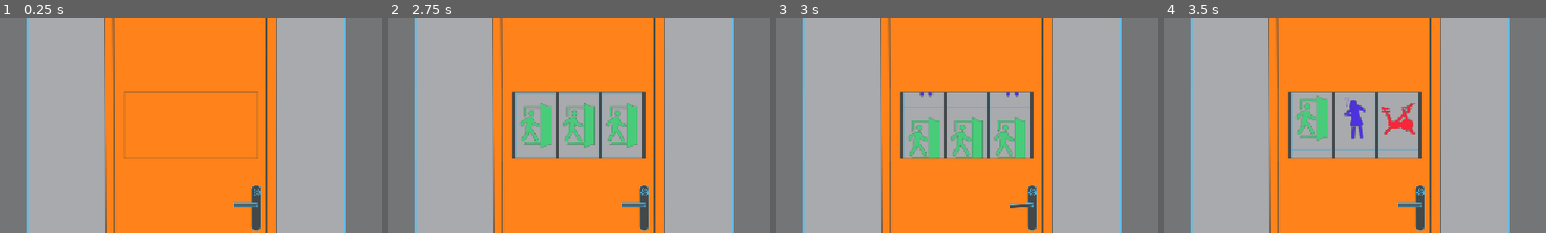
Above: before the commit, frames 1-4 (left to right).
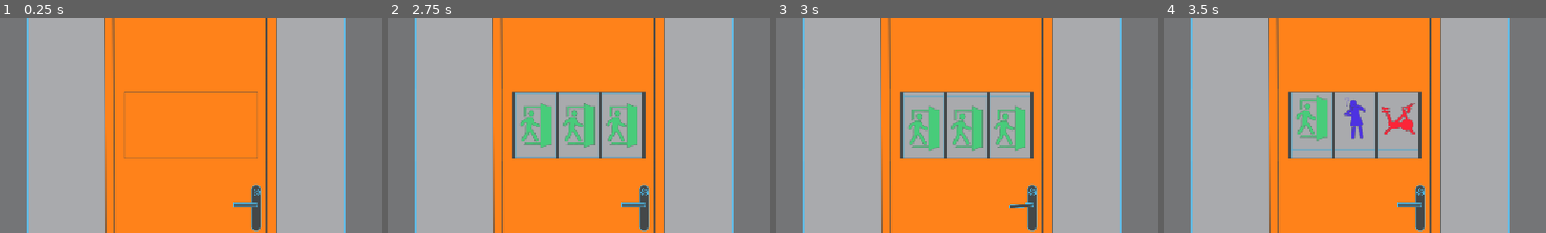
Above: after the commit, the same moments.

Repository: local-minimum/The-Vicious-Cycle
Game: Godot game, scene res://levels/door/exit_appartment_check.tscn
Two runs of this game, one before a commit and one after it. Both use one fixed random seed, a clock stepped at 60 frames per second and the inputs below. This scene is started directly instead of the project's main scene.
Inputs (mouse positions are % of the whole screen's width and height, from its top left):
- Up to frame 1 (0.25 s): no input
- Up to frame 2 (2.75 s): tap Enter at 0.5 s; move the mouse to (72, 45) at 0.52 s; hold D (pedal_right) 0.53-1.28 s; tap Ctrl at 0.6 s; click (72, 45) at 0.67 s; tap Space at 0.77, 1.52, 2 s; move the mouse to (30, 55) at 1.27 s; hold S 1.28-2.03 s; tap Q at 1.35 s; move the mouse to (60, 28) at 2.02 s; hold D (pedal_right) from 2.03 s (still down); tap Delete at 2.1 s
- Up to frame 3 (3 s): tap Enter at 2.75 s; move the mouse to (45, 70) at 2.77 s; release D (pedal_right) at 2.78 s; hold W from 2.78 s (still down); tap E at 2.85 s; click (45, 70) at 2.92 s
- Up to frame 4 (3.5 s): keep holding W; tap Space at 3.02 s
The pictures show only the part of the screen within x 26-76%, y 24-74%; the shares and areas given below are measured in that part.

Frames 1-2 are identical in both runs. In frame 3, 3.3% of the frame differs, in the area x 33-67%, y 34-66%; in frame 4, nothing differs.

Commit message:
Add convenience stuff

Diff:
--- a/levels/door/door.gd
+++ b/levels/door/door.gd
@@ -94,6 +94,8 @@
 func _spin() -> void:
     var elapsed: float = (Time.get_ticks_msec() - t0) * 0.001
     var offset: float = elapsed / cylinder_spin_duration
+    if offset < 1.0:
+        offset *= offset
     var done: bool = true
     for idx in _cylinder_icons.size():
         done = set_cylinder(idx, offset) && done
--- a/project.godot
+++ b/project.godot
@@ -25,6 +25,10 @@
 window/stretch/mode="canvas_items"
 window/stretch/aspect="expand"
 
+[editor_plugins]
+
+enabled=PackedStringArray("res://addons/minimum_convenience/plugin.cfg")
+
 [input]
 
 pedal_left={
Not shown, added: addons/minimum_convenience/minimum_convenience.gd
Not shown, added: addons/minimum_convenience/minimum_convenience.gd.uid
Not shown, added: addons/minimum_convenience/plugin.cfg
Not shown, added: addons/minimum_convenience/scripts/audio_hub.gd
Not shown, added: addons/minimum_convenience/scripts/audio_hub.gd.uid
Not shown, added: addons/minimum_convenience/scripts/audio_hub_config.gd
Not shown, added: addons/minimum_convenience/scripts/audio_hub_config.gd.uid
Not shown, added: addons/minimum_convenience/scripts/save/disk_json_storage_provider.gd
Not shown, added: addons/minimum_convenience/scripts/save/disk_json_storage_provider.gd.uid
Not shown, added: addons/minimum_convenience/scripts/save/save_extension.gd
Not shown, added: addons/minimum_convenience/scripts/save/save_extension.gd.uid
Not shown, added: addons/minimum_convenience/scripts/save/save_storage_provider.gd
(and 33 more such lines)
